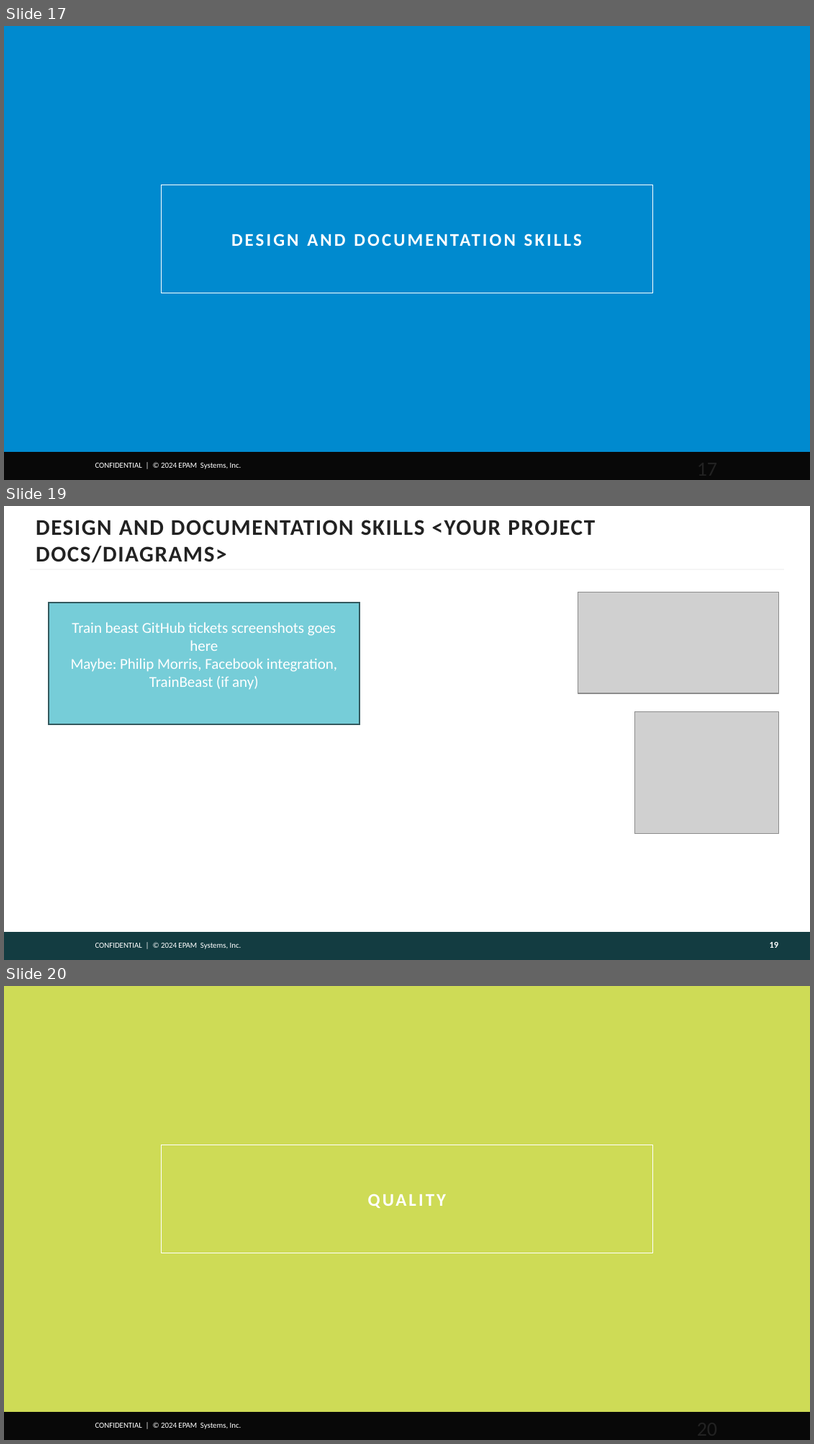
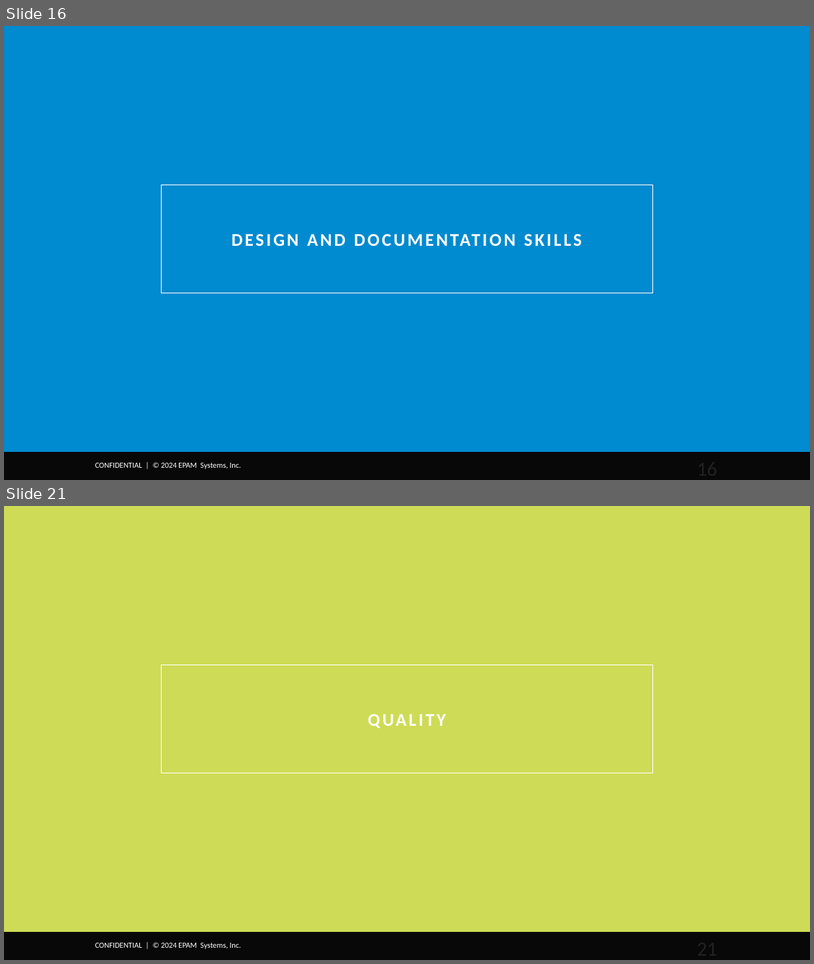
Before and after one commit to victoravt/Papers, a slide deck: Assessment Epam A2-A3/presentation-template.pptx. Shown one above the other, each under a label of ours: slides 17, 19 and 20 before the commit, slides 16 and 21 after it; the slides between them are not shown. The pictures are 814x1444 and 814x964 pixels, drawn with LibreOffice and Linux fonts; fonts in the diff are those of the drawing; grey boxes stand for pictures; background and template pictures are left out. Boxes give left, top, right and bottom in pixels: in the first picture for what was removed or moved away, otherwise in the second. Text is boxed around its words. In the diff, an @@ line names an element or a change of style, - is before the commit and + after.

```diff
--- a/Assessment Epam A2-A3/presentation-template.pptx
+++ b/Assessment Epam A2-A3/presentation-template.pptx
@@ slide 19 removed at box(4, 506, 810, 960), background #FFFFFF; not listed: 1 template element that a slide beside it also shows @@
@@ title removed at box(36, 520, 595, 563) @@
-DESIGN AND DOCUMENTATION SKILLS <YOUR PROJECT DOCS/DIAGRAMS>
@@ line removed from (30, 569) to (784, 569) @@
@@ rectangle removed at box(49, 602, 360, 723) @@
-Train beast GitHub tickets screenshots goes here
-Maybe: Philip Morris, Facebook integration, TrainBeast (if any)
@@ picture removed at box(578, 592, 779, 694) @@
@@ picture removed at box(635, 712, 779, 834) @@
@@ rectangle removed at box(4, 932, 810, 960) @@
@@ page number removed at box(770, 942, 779, 947) @@
-19
@@ what was slide 17 is now slide 16 @@
@@ page number at box(689, 452, 810, 480): text changed @@
-17
+16
@@ what was slide 20 is now slide 21 @@
@@ page number at box(689, 932, 810, 960): text changed @@
-20
+21
```
Also in this commit, not shown: 6 slides changed, 4 slides added, 1 other slide removed.
